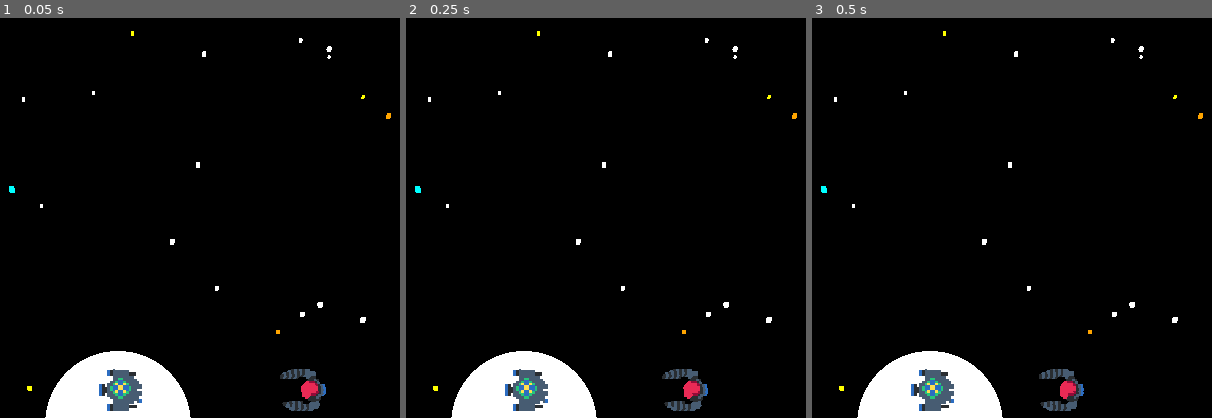
Above: before the commit, frames 1-3 (left to right).
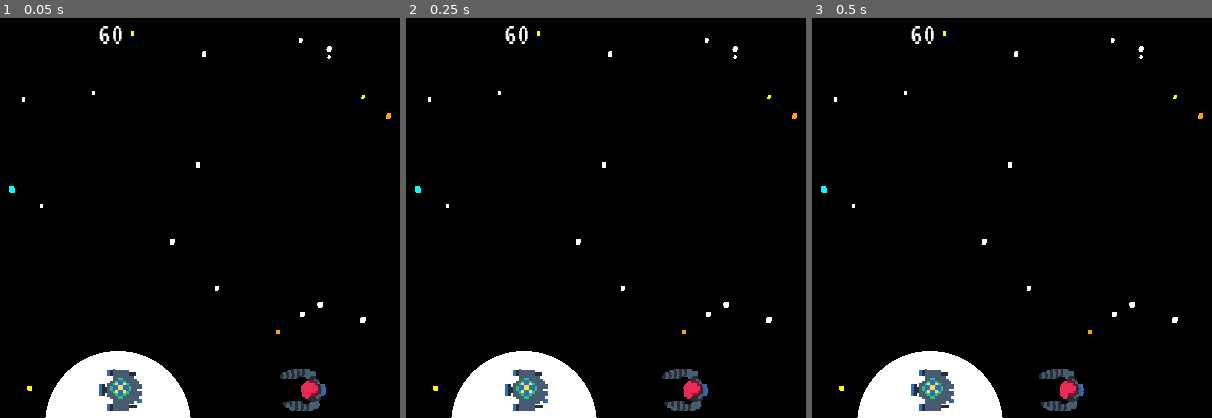
Above: after the commit, the same moments.

Repository: the-g-force/2022-January
Game: Godot game, scene res://World/World.tscn
Same seed, same stepped clock (60 frames per second), same inputs: the game is played once before the commit and once after it.
Inputs:
- Up to frame 1 (0.05 s): no input
- Up to frame 2 (0.25 s): no input
- Up to frame 3 (0.5 s): no input
The pictures show only the part of the screen within x 35-85%, y 1-51%; the shares and areas given below are measured in that part.

The runs differ from the first frame. In frame 1, 0.1% of the frame differs, in the area x 24-31%, y 2-7%; in frame 2, 0.1%; in frame 3, 0.1%.

Commit message:
Add game timer

Diff:
--- a/project/Player/Hud.gd
+++ b/project/Player/Hud.gd
@@ -7,10 +7,13 @@
 onready var _cargo_label := $HUD/VBoxContainer/CargoLabel
 onready var _armor_label := $HUD/VBoxContainer/ArmorLabel
 onready var _point_label := $HUD/VBoxContainer/PointLabel
+onready var _seconds_display := $HUD/Label
 onready var _game_over_message := $HUD/GameOverMessage
 onready var _game_over_buttons := $HUD/GameOverButtons
 
 var _points := 0
+var _seconds_left := 60
+var _game_over := false
 
 
 func _ready()->void:
@@ -26,11 +29,6 @@
 	_cargo_label.text = CARGO_MESSAGE + str(salvage)
 
 
-func _on_Player_dead()->void:
-	_game_over_buttons.visible = true
-	_game_over_message.visible = true
-
-
 func _on_PlayAgain_pressed()->void:
 	var _ignored = get_tree().change_scene("res://World/World.tscn")
 
@@ -42,3 +40,20 @@
 func _on_Player_update_points(additional_points:int)->void:
 	_points += additional_points
 	_point_label.text = POINT_MESSAGE + str(_points)
+
+
+func _on_SecondTimer_timeout()->void:
+	if _seconds_left > 0:
+		_seconds_left -= 1
+	_seconds_display.text = str(_seconds_left)
+
+
+func _on_Player_set_game_time(game_length:int)->void:
+	_seconds_left = game_length
+	_seconds_display.text = str(_seconds_left)
+
+
+func _on_Player_game_over()->void:
+	_game_over_buttons.visible = true
+	_game_over_message.visible = true
+	_game_over_message.text = "Game over! You got "+str(_points)+" points!"
--- a/project/Player/Hud.tscn
+++ b/project/Player/Hud.tscn
@@ -103,5 +103,14 @@
 grow_horizontal = 2
 text = "Main Menu"
 
+[node name="Label" type="Label" parent="HUD"]
+anchor_left = 0.5
+anchor_right = 0.5
+margin_left = -20.0
+margin_top = 10.0
+margin_right = 20.0
+margin_bottom = 33.0
+text = "60"
+
 [connection signal="pressed" from="HUD/GameOverButtons/PlayAgain" to="." method="_on_PlayAgain_pressed"]
 [connection signal="pressed" from="HUD/GameOverButtons/MainMenu" to="." method="_on_MainMenu_pressed"]
--- a/project/Player/Player.gd
+++ b/project/Player/Player.gd
@@ -3,7 +3,8 @@
 signal update_armor(armor)
 signal update_salvage(salvage)
 signal update_points(additional_points)
-signal dead
+signal set_game_time(game_length)
+signal game_over
 
 const _Explosion = preload("res://Explosion/Explosion.tscn")
 const _ImpactExplosion = preload("res://Explosion/ImpactExplosion.tscn")
@@ -15,18 +16,21 @@
 var _Laserblast = preload("res://Player/Laserblast.tscn")
 var _can_shoot := true
 var _salvage := 0
-var _dead := false
+var _freeze := false
 
 onready var _shot_timer := $ShotTimer
 onready var _armaments := $Armaments
+onready var _game_timer := $GameTimer
+onready var _second_timer := $SecondTimer
 
 func _ready()->void:
 	emit_signal("update_armor", armor)
+	emit_signal("set_game_time", _game_timer.wait_time)
 
 
 func _physics_process(_delta):
 
-	if _dead:
+	if _freeze:
 		return
 
 	var direction = Vector2(
@@ -72,7 +76,7 @@
 
 func damage():
 
-	if _dead:
+	if _freeze:
 		return
 
 	armor -= 1
@@ -86,10 +90,12 @@
 		get_parent().add_child(explosion)
 		explosion.transform = transform
 
-		_dead = true
+		_freeze = true
 		hide()
+		_second_timer.stop()
+		_game_timer.stop()
 
-		emit_signal("dead")
+		emit_signal("game_over")
 
 	emit_signal("update_armor", armor)
 
@@ -100,3 +106,9 @@
 
 	_salvage = 0
 	emit_signal("update_salvage", _salvage)
+
+
+func _on_GameTimer_timeout()->void:
+	emit_signal("game_over")
+	_second_timer.stop()
+	_freeze = true
--- a/project/Player/Player.tscn
+++ b/project/Player/Player.tscn
@@ -38,8 +38,19 @@
 
 [node name="HudCanvasLayer" parent="." instance=ExtResource( 3 )]
 
-[connection signal="dead" from="." to="HudCanvasLayer" method="_on_Player_dead"]
+[node name="GameTimer" type="Timer" parent="."]
+wait_time = 60.0
+one_shot = true
+autostart = true
+
+[node name="SecondTimer" type="Timer" parent="."]
+autostart = true
+
+[connection signal="game_over" from="." to="HudCanvasLayer" method="_on_Player_game_over"]
+[connection signal="set_game_time" from="." to="HudCanvasLayer" method="_on_Player_set_game_time"]
 [connection signal="update_armor" from="." to="HudCanvasLayer" method="_on_Player_update_armor"]
 [connection signal="update_points" from="." to="HudCanvasLayer" method="_on_Player_update_points"]
 [connection signal="update_salvage" from="." to="HudCanvasLayer" method="_on_Player_update_salvage"]
 [connection signal="timeout" from="ShotTimer" to="." method="_on_ShotTimer_timeout"]
+[connection signal="timeout" from="GameTimer" to="." method="_on_GameTimer_timeout"]
+[connection signal="timeout" from="SecondTimer" to="HudCanvasLayer" method="_on_SecondTimer_timeout"]
